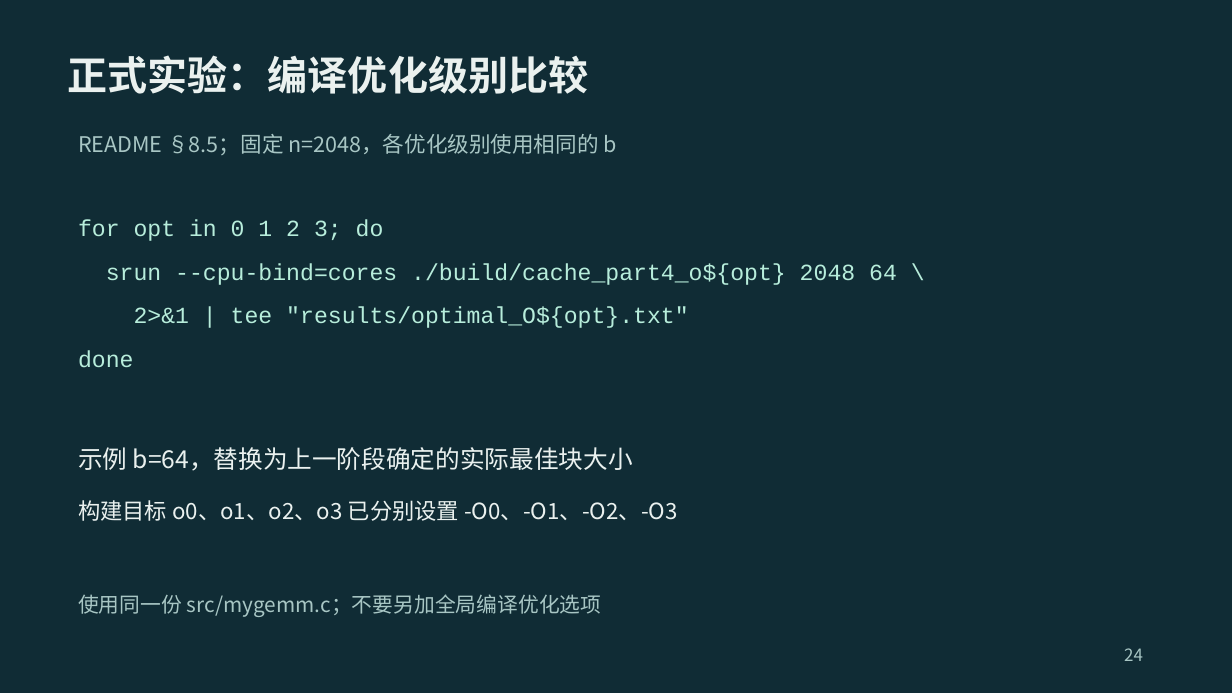
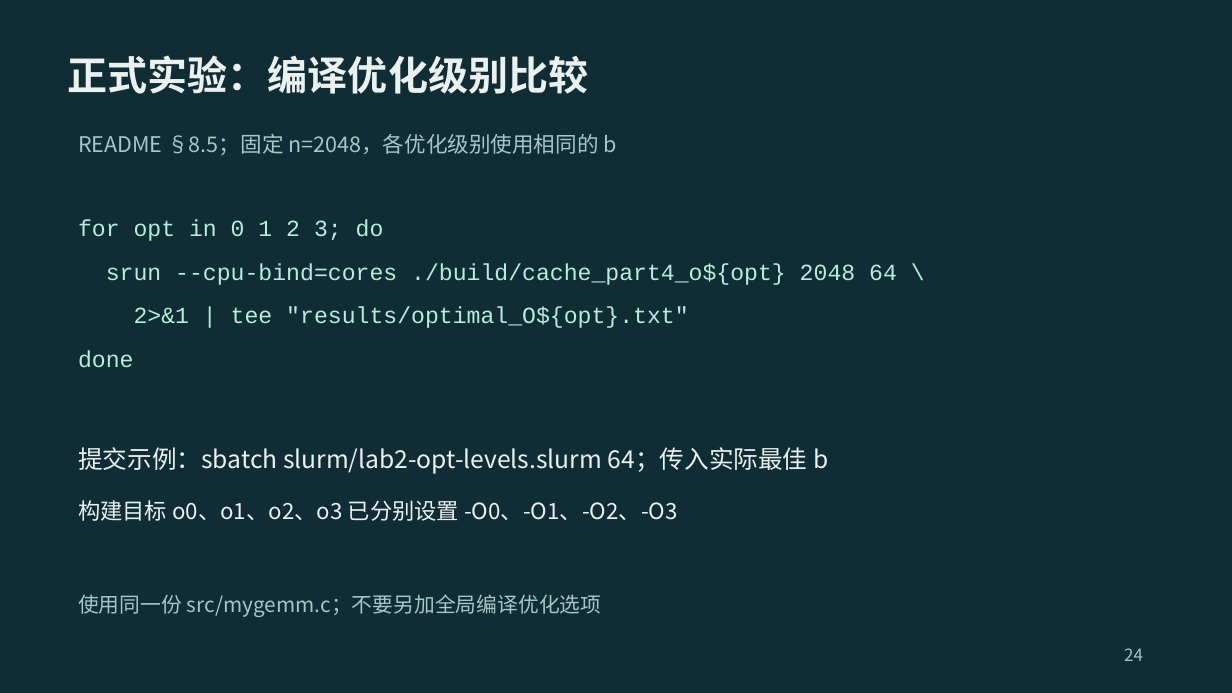
Before and after one commit to 2026-fall-calabs/calabs-2026-fall-starter, a slide deck: slide 24 of docs/交我算平台Lab运行指南-学生版.pptx. Drawn at 1232x693 pixels with LibreOffice and Linux fonts; fonts in the diff are those of the drawing. Boxes give left, top, right and bottom in pixels: in the first picture for what was removed or moved away, otherwise in the second. Text is boxed around its words. In the diff, an @@ line names an element or a change of style, - is before the commit and + after.

Commit message:
feat: add course Slurm examples with three-hour limits

```diff
--- a/docs/交我算平台Lab运行指南-学生版.pptx
+++ b/docs/交我算平台Lab运行指南-学生版.pptx
@@ text at [78,447,828,474]: text changed @@
-示例 b=64，替换为上一阶段确定的实际最佳块大小
+提交示例：sbatch slurm/lab2-opt-levels.slurm 64；传入实际最佳 b
```
Also in this commit, not shown: 11 other slides changed, 15 other files.
